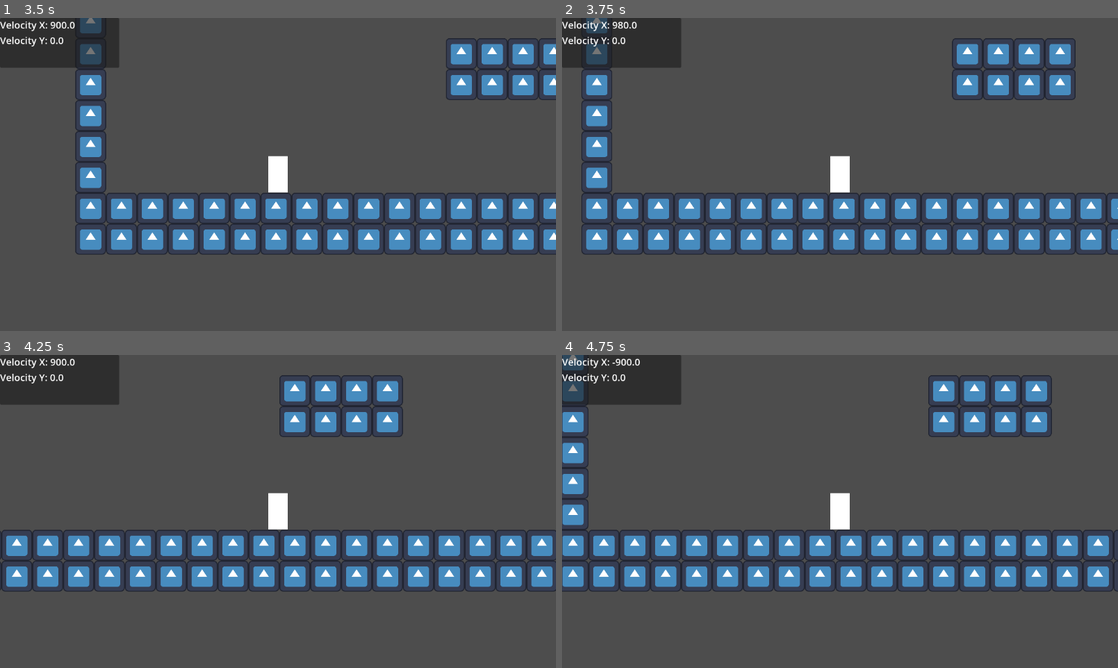
Above: before the commit, frames 1-4 (two rows, left to right).
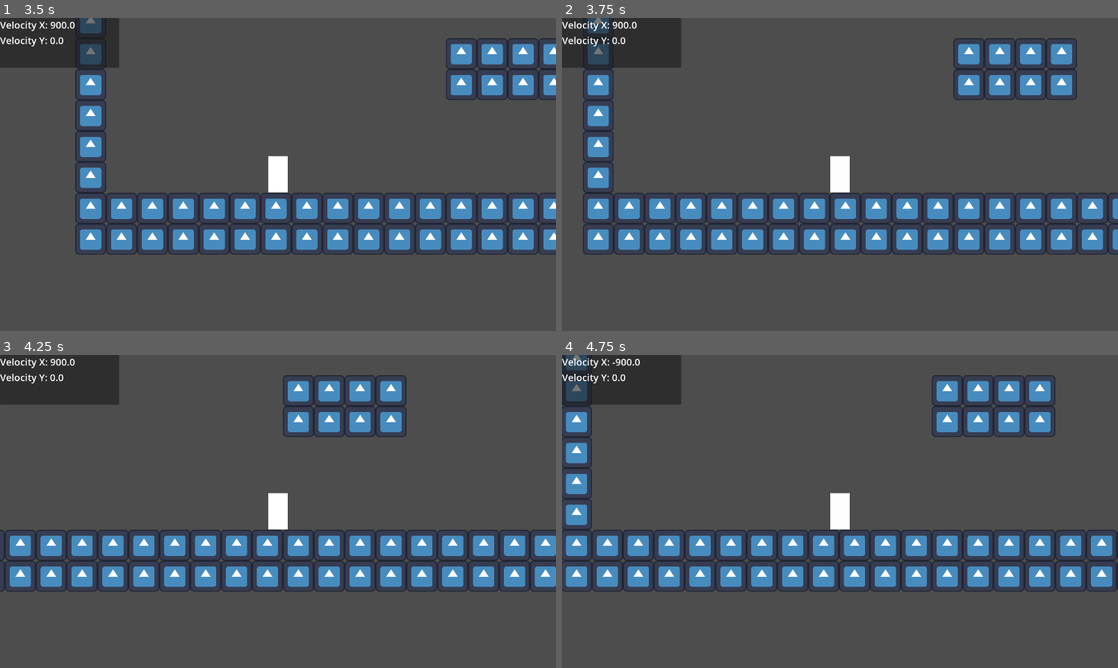
Above: after the commit, the same moments.

Repository: LitheFulminare/movimentos-explosoes-e-particulas
Game: Godot game, scene res://Game scenes/Prototyping.tscn
Two runs of this game, one before a commit and one after it. Both use one fixed random seed, a clock stepped at 60 frames per second and the inputs below. The engine's default icon, where the game draws it, is replaced by a stand-in: a white triangle on a blue panel in a dark square.
Inputs:
- Up to frame 1 (3.5 s): hold D (Right) 0.53-2.03 s; tap Space (Jump, bound only after the commit) at 0.6, 0.77, 1.07, 1.52, 1.55, 1.82, 2.3, 2.85, 3.02, 3.32 s; tap Shift (Dash) at 1.35 s; hold A (Left) 2.03-2.78 s; tap F (Grappling Hook) at 2.1 s; hold D (Right) from 2.78 s (still down)
- Up to frame 2 (3.75 s): keep holding D (Right); tap Shift (Dash) at 3.6 s
- Up to frame 3 (4.25 s): keep holding D (Right); tap Space (Jump, bound only after the commit) at 3.77, 3.8, 4.07 s
- Up to frame 4 (4.75 s): release D (Right) at 4.28 s; hold A (Left) from 4.28 s (still down); tap F (Grappling Hook) at 4.35 s; tap Space (Jump, bound only after the commit) at 4.52, 4.55 s

Frame 1 is identical in both runs. In frame 2, 5.0% of the frame differs, in the area x 3-100%, y 0-76%; in frame 3, 8.0%; in frame 4, 8.8%, in the area x 0-100%, y 0-76%.

Commit message:
minor changes
blocked unused abilities, , added input, setup falling speed

Diff:
--- a/Godot Project/Components/Entity/movement_controller.gd
+++ b/Godot Project/Components/Entity/movement_controller.gd
@@ -16,6 +16,8 @@
 @export_subgroup("Jump")
 @export var jump_velocity: float = 400
 @export_range(0, 1) var jump_release_deceleration = 0.5
+@export_subgroup("Fall")
+#@export var falling_scale
 
 var is_dashing: bool = false
 var is_dash_on_cooldown: bool = false
--- a/Godot Project/Player/player.tscn
+++ b/Godot Project/Player/player.tscn
@@ -27,7 +27,7 @@
 dash_cooldown_timer = NodePath("../Dash Cooldown")
 maximum_walk_speed = 900.0
 acceleration = 10.0
-deceleration = 80.0
+deceleration = 120.0
 jump_velocity = 450.0
 jump_release_deceleration = 0.35
 
--- a/Godot Project/Player/player_vars.gd
+++ b/Godot Project/Player/player_vars.gd
@@ -4,5 +4,6 @@
 
 # abilities
 # these will start as false
-var dash_unlocked: bool = true
-var double_jump_unlocked: bool = true
+var dash_unlocked: bool = false
+var double_jump_unlocked: bool = false
+var grappling_hook_unlocked: bool = false
--- a/Godot Project/project.godot
+++ b/Godot Project/project.godot
@@ -56,6 +56,11 @@
 "events": [Object(InputEventKey,"resource_local_to_scene":false,"resource_name":"","device":-1,"window_id":0,"alt_press …(192 unchanged characters)…
 ]
 }
+Jump={
+"deadzone": 0.2,
+"events": [Object(InputEventKey,"resource_local_to_scene":false,"resource_name":"","device":-1,"window_id":0,"alt_pressed":false,"shift_pressed":false,"ctrl_pressed":false,"meta_pressed":false,"pressed":false,"keycode":0,"physical_keycode":32,"key_label":0,"unicode":32,"location":0,"echo":false,"script":null)
+]
+}
 
 [layer_names]
 
